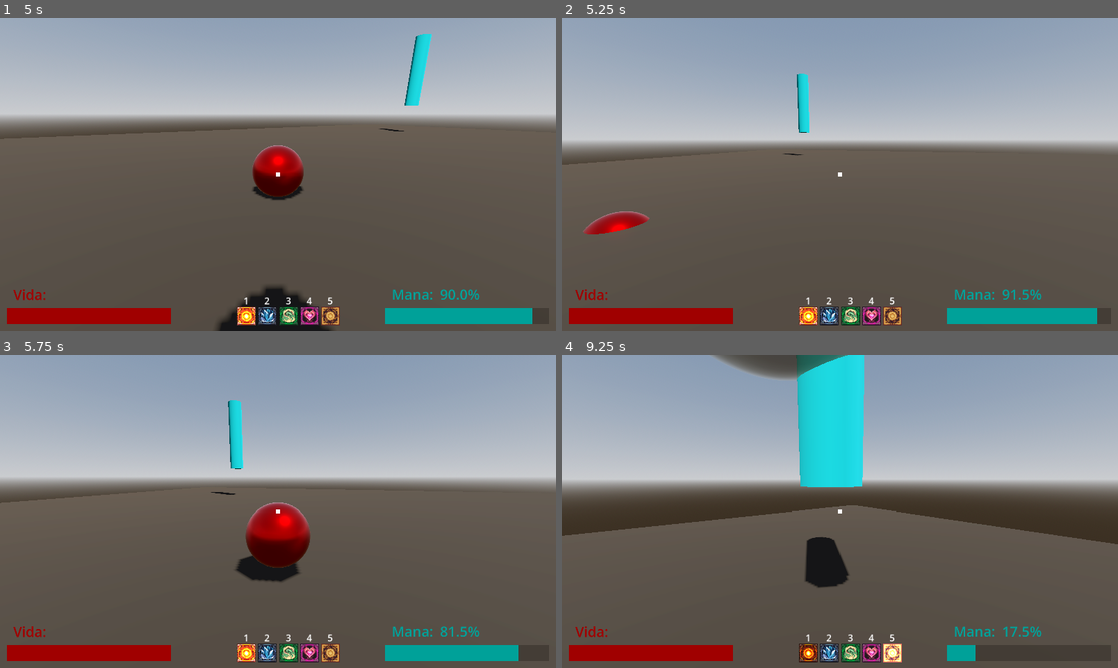
Above: before the commit, frames 1-4 (two rows, left to right).
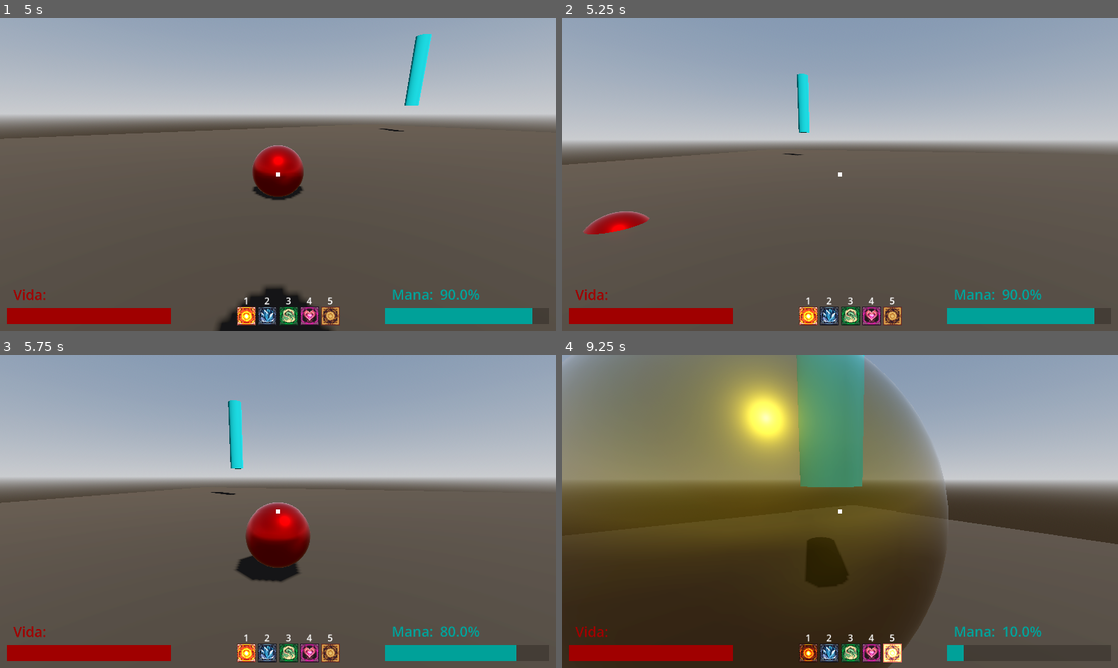
Above: after the commit, the same moments.

Repository: Isaaa43/Saudavel-e-Balanceado
Game: Godot game, scene res://cenas/main_game.tscn
Same seed, same stepped clock (60 frames per second), same inputs: the game is played once before the commit and once after it.
Inputs (mouse positions are in pixels of both pictures, inside the frame that each line leads up to):
- Up to frame 1 (5 s): click (278, 224) at 0.52 s; type "Alex" at 0.6 s; click "Jogar" at 1.25 s; click "Host" at 2 s; click "Começar Partida" at 2.75 s; tap Enter at 3.5 s; move the mouse to (400, 158) at 3.52 s; hold D (direita) 3.53-4.28 s; click (400, 158) at 3.6 s; tap Space (pular) at 3.77, 4.52 s; move the mouse to (250, 174) at 4.27 s; hold W (frente) from 4.28 s (still down); click (250, 174) at 4.35 s
- Up to frame 2 (5.25 s): keep holding W (frente); move the mouse to (851, 168) at 5.02 s; tap 1 at 5.1 s
- Up to frame 3 (5.75 s): keep holding W (frente); click (289, 505) at 5.3 s
- Up to frame 4 (9.25 s): move the mouse to (834, 517) at 5.77 s; tap 2 at 5.85 s; tap Space (pular) at 6.02, 6.77, 7.52, 9.02 s; click (834, 517) at 6.05 s; move the mouse to (878, 514) at 6.52 s; tap 3 at 6.6 s; click (878, 514) at 6.8 s; move the mouse to (795, 508) at 7.27 s; tap 4 at 7.35 s; click (795, 508) at 7.55 s; move the mouse to (845, 511) at 8.02 s; tap 5 at 8.1 s; click (845, 511) at 8.3 s; move the mouse to (817, 505) at 8.77 s; release W (frente) at 8.78 s; hold D (direita) from 8.78 s (still down); click (817, 505) at 8.85 s

Frame 1 is identical in both runs. In frame 2, less than 0.1% of the frame differs, in the area x 80-97%, y 86-98%; in frame 3, less than 0.1%; in frame 4, 59%, in the area x 0-84%, y 0-100%.

Commit message:
refactor: refeito sistema de efeitos
Efeitos mais genéricos
Criado modificador de efeitos

Diff:
--- a/luta-magos/cenas/game/characters/jogador.tscn
+++ b/luta-magos/cenas/game/characters/jogador.tscn
@@ -3,14 +3,20 @@
 [ext_resource type="Script" uid="uid://3oy0uv3417rj" path="res://scripts/game/characters/jogador.gd" id="1_30vjq"]
 [ext_resource type="Script" uid="uid://beg85r41g1366" path="res://scripts/game/characters/sistemas/sistema_vida.gd" id="2_s8iyn"]
 [ext_resource type="Script" uid="uid://c2t8eacmbwf2u" path="res://scripts/game/characters/sistemas/sistema_mana.gd" id="3_f2bc4"]
-[ext_resource type="Script" uid="uid://cqm03tg7qe4ca" path="res://scripts/game/feiticos/definicoes/efeitos/duradouro/FE_dura_regen_mana_def.gd" id="4_8vvjh"]
+[ext_resource type="Script" uid="uid://cqm03tg7qe4ca" path="res://scripts/game/feiticos/definicoes/efeitos_def/lista_efeitos/FE_ganhar_mana_def.gd" id="4_8vvjh"]
 [ext_resource type="Script" uid="uid://rm63or2vve4e" path="res://scripts/game/characters/sistemas/sistema_efeitos_feiticos.gd" id="4_f2bc4"]
 [ext_resource type="PackedScene" uid="uid://dfpsqfdgmimqo" path="res://cenas/game/characters/camera_jogador.tscn" id="4_s8iyn"]
+[ext_resource type="Script" uid="uid://b3mu8hcegj600" path="res://scripts/game/feiticos/definicoes/efeitos_def/modificadores/feitico_modificador_efeito_def.gd" id="4_ytj1x"]
+
+[sub_resource type="Resource" id="Resource_1hr55"]
+script = ExtResource("4_ytj1x")
+alterar_tipo_efeito = true
+aplicar_tipo_efeito = 2
+metadata/_custom_type_script = "uid://b3mu8hcegj600"
 
 [sub_resource type="Resource" id="Resource_ytj1x"]
 script = ExtResource("4_8vvjh")
-qntd_mana = 1.5
-tipo = 2
+modificador = SubResource("Resource_1hr55")
 metadata/_custom_type_script = "uid://cqm03tg7qe4ca"
 
 [sub_resource type="CapsuleShape3D" id="CapsuleShape3D_jbwqc"]
--- a/luta-magos/feiticos/BolaFogo/FD_bola_fogo.tres
+++ b/luta-magos/feiticos/BolaFogo/FD_bola_fogo.tres
@@ -3,13 +3,12 @@
 [ext_resource type="Script" uid="uid://cf63pij16plhl" path="res://scripts/game/feiticos/definicoes/comportamento_def/FC_projetil_def.gd" id="1_ax7ax"]
 [ext_resource type="PackedScene" uid="uid://bkkbtsjf58c46" path="res://feiticos/BolaFogo/FS_bola_fogo.tscn" id="1_p0m5y"]
 [ext_resource type="Script" uid="uid://dnavupkg51wgc" path="res://scripts/game/feiticos/definicoes/feitico_def.gd" id="1_toj36"]
-[ext_resource type="Script" uid="uid://gul6t3vhitfo" path="res://scripts/game/feiticos/definicoes/efeitos/feitico_efeito_def.gd" id="1_u0jac"]
-[ext_resource type="Script" uid="uid://b4tn3wkf7ejho" path="res://scripts/game/feiticos/definicoes/efeitos/instantaneo/FE_inst_dano_def.gd" id="2_hg8pb"]
+[ext_resource type="Script" uid="uid://gul6t3vhitfo" path="res://scripts/game/feiticos/definicoes/efeitos_def/lista_efeitos/feitico_efeito_def.gd" id="1_u0jac"]
+[ext_resource type="Script" uid="uid://b4tn3wkf7ejho" path="res://scripts/game/feiticos/definicoes/efeitos_def/lista_efeitos/FE_dano_def.gd" id="2_hg8pb"]
 [ext_resource type="Script" uid="uid://d2ynerodv584f" path="res://scripts/game/feiticos/definicoes/feitico_visual_def.gd" id="4_ax7ax"]
 
 [sub_resource type="Resource" id="Resource_p4nti"]
 script = ExtResource("2_hg8pb")
-dano = 20.0
 metadata/_custom_type_script = "uid://b4tn3wkf7ejho"
 
 [sub_resource type="Resource" id="Resource_hg8pb"]
--- a/luta-magos/feiticos/FuraSapato/FD_fura_sapato.tres
+++ b/luta-magos/feiticos/FuraSapato/FD_fura_sapato.tres
@@ -1,15 +1,14 @@
 [gd_resource type="Resource" script_class="FeiticoDef" format=3 uid="uid://c71eh6rcojqh0"]
 
-[ext_resource type="Script" uid="uid://gul6t3vhitfo" path="res://scripts/game/feiticos/definicoes/efeitos/feitico_efeito_def.gd" id="1_ce6wc"]
+[ext_resource type="Script" uid="uid://gul6t3vhitfo" path="res://scripts/game/feiticos/definicoes/efeitos_def/lista_efeitos/feitico_efeito_def.gd" id="1_ce6wc"]
 [ext_resource type="Script" uid="uid://dnavupkg51wgc" path="res://scripts/game/feiticos/definicoes/feitico_def.gd" id="1_h3qb0"]
 [ext_resource type="Script" uid="uid://dohcgiora0lml" path="res://scripts/game/feiticos/definicoes/comportamento_def/FC_armadilha_def.gd" id="1_j3fjn"]
 [ext_resource type="PackedScene" uid="uid://bxbxjx3vghjp8" path="res://feiticos/FuraSapato/FS_fura_sapato.tscn" id="1_pn68f"]
-[ext_resource type="Script" uid="uid://b4tn3wkf7ejho" path="res://scripts/game/feiticos/definicoes/efeitos/instantaneo/FE_inst_dano_def.gd" id="2_cn0kq"]
+[ext_resource type="Script" uid="uid://b4tn3wkf7ejho" path="res://scripts/game/feiticos/definicoes/efeitos_def/lista_efeitos/FE_dano_def.gd" id="2_cn0kq"]
 [ext_resource type="Script" uid="uid://d2ynerodv584f" path="res://scripts/game/feiticos/definicoes/feitico_visual_def.gd" id="4_ce6wc"]
 
 [sub_resource type="Resource" id="Resource_6w07u"]
 script = ExtResource("2_cn0kq")
-dano = 10.0
 metadata/_custom_type_script = "uid://b4tn3wkf7ejho"
 
 [sub_resource type="Resource" id="Resource_ce6wc"]
--- a/luta-magos/feiticos/Ozempagic/FD_ozempagic.tres
+++ b/luta-magos/feiticos/Ozempagic/FD_ozempagic.tres
@@ -1,10 +1,10 @@
 [gd_resource type="Resource" script_class="FeiticoDef" format=3 uid="uid://cy0n07ui1fty2"]
 
 [ext_resource type="Script" uid="uid://dbe4px883cphk" path="res://scripts/game/feiticos/definicoes/comportamento_def/FC_somente_efeito_def.gd" id="1_1bgnk"]
-[ext_resource type="Script" uid="uid://gul6t3vhitfo" path="res://scripts/game/feiticos/definicoes/efeitos/feitico_efeito_def.gd" id="1_2wky8"]
+[ext_resource type="Script" uid="uid://gul6t3vhitfo" path="res://scripts/game/feiticos/definicoes/efeitos_def/lista_efeitos/feitico_efeito_def.gd" id="1_2wky8"]
 [ext_resource type="PackedScene" uid="uid://bqh26u1rb6wm5" path="res://feiticos/Ozempagic/FS_ozempagic.tscn" id="1_7q7bd"]
 [ext_resource type="Script" uid="uid://dnavupkg51wgc" path="res://scripts/game/feiticos/definicoes/feitico_def.gd" id="2_4ih6y"]
-[ext_resource type="Script" uid="uid://y7sfo5fwt5aw" path="res://scripts/game/feiticos/definicoes/efeitos/instantaneo/FE_inst_cura_def.gd" id="2_pgmsf"]
+[ext_resource type="Script" uid="uid://y7sfo5fwt5aw" path="res://scripts/game/feiticos/definicoes/efeitos_def/lista_efeitos/FE_cura_def.gd" id="2_pgmsf"]
 [ext_resource type="Script" uid="uid://d2ynerodv584f" path="res://scripts/game/feiticos/definicoes/feitico_visual_def.gd" id="4_8a4q1"]
 
 [sub_resource type="Resource" id="Resource_6ch30"]
--- a/luta-magos/feiticos/PuloImpulsionado/FD_pulo_impulsionado.tres
+++ b/luta-magos/feiticos/PuloImpulsionado/FD_pulo_impulsionado.tres
@@ -1,8 +1,8 @@
 [gd_resource type="Resource" script_class="FeiticoDef" format=3 uid="uid://skatmcv3uduk"]
 
-[ext_resource type="Script" uid="uid://gul6t3vhitfo" path="res://scripts/game/feiticos/definicoes/efeitos/feitico_efeito_def.gd" id="1_c7pro"]
+[ext_resource type="Script" uid="uid://gul6t3vhitfo" path="res://scripts/game/feiticos/definicoes/efeitos_def/lista_efeitos/feitico_efeito_def.gd" id="1_c7pro"]
 [ext_resource type="PackedScene" uid="uid://cgvd5620tl6yn" path="res://feiticos/PuloImpulsionado/FS_pulo_impulsionado.tscn" id="1_n0lx8"]
-[ext_resource type="Script" uid="uid://ddk2ga5ldf3f7" path="res://scripts/game/feiticos/definicoes/efeitos/instantaneo/FE_inst_impulso_def.gd" id="2_c7pro"]
+[ext_resource type="Script" uid="uid://ddk2ga5ldf3f7" path="res://scripts/game/feiticos/definicoes/efeitos_def/lista_efeitos/FE_impulso_def.gd" id="2_c7pro"]
 [ext_resource type="Script" uid="uid://dnavupkg51wgc" path="res://scripts/game/feiticos/definicoes/feitico_def.gd" id="2_i7opx"]
 [ext_resource type="Script" uid="uid://dbe4px883cphk" path="res://scripts/game/feiticos/definicoes/comportamento_def/FC_somente_efeito_def.gd" id="2_n61t3"]
 [ext_resource type="Script" uid="uid://d2ynerodv584f" path="res://scripts/game/feiticos/definicoes/feitico_visual_def.gd" id="4_n61t3"]
--- a/luta-magos/feiticos/ToTeVendo/FD_ToTeVendo.tres
+++ b/luta-magos/feiticos/ToTeVendo/FD_ToTeVendo.tres
@@ -2,8 +2,8 @@
 
 [ext_resource type="PackedScene" uid="uid://c0xr3up2ldxh7" path="res://feiticos/ToTeVendo/FS_to_te_vendo.tscn" id="1_8gotu"]
 [ext_resource type="Script" uid="uid://cf63pij16plhl" path="res://scripts/game/feiticos/definicoes/comportamento_def/FC_projetil_def.gd" id="1_8wl8k"]
-[ext_resource type="Script" uid="uid://gul6t3vhitfo" path="res://scripts/game/feiticos/definicoes/efeitos/feitico_efeito_def.gd" id="1_bfg0o"]
-[ext_resource type="Script" uid="uid://ddk2ga5ldf3f7" path="res://scripts/game/feiticos/definicoes/efeitos/instantaneo/FE_inst_impulso_def.gd" id="2_ogy7c"]
+[ext_resource type="Script" uid="uid://gul6t3vhitfo" path="res://scripts/game/feiticos/definicoes/efeitos_def/lista_efeitos/feitico_efeito_def.gd" id="1_bfg0o"]
+[ext_resource type="Script" uid="uid://ddk2ga5ldf3f7" path="res://scripts/game/feiticos/definicoes/efeitos_def/lista_efeitos/FE_impulso_def.gd" id="2_ogy7c"]
 [ext_resource type="Script" uid="uid://dnavupkg51wgc" path="res://scripts/game/feiticos/definicoes/feitico_def.gd" id="2_qq211"]
 [ext_resource type="Script" uid="uid://d2ynerodv584f" path="res://scripts/game/feiticos/definicoes/feitico_visual_def.gd" id="3_ckelo"]
 
--- a/luta-magos/scripts/game/characters/sistemas/sistema_mana.gd
+++ b/luta-magos/scripts/game/characters/sistemas/sistema_mana.gd
@@ -9,7 +9,7 @@
 @onready var mana_max_inverso : float = 1 / mana_max
 
 @export var sistema_efeitos_feiticos: SistemaEfeitosFeiticos
-@export var efeito_regen_mana_def: FeiticoEfeitoDuradouroRegenManaDef
+@export var efeito_regen_mana_def: FeiticoEfeitoGanharManaDef
 
 func _ready() -> void:
 	mana = mana_max
--- a/luta-magos/scripts/game/feiticos/definicoes/efeitos/duradouro/FE_dura_regen_mana_def.gd
+++ /dev/null
@@ -1,12 +0,0 @@
-class_name FeiticoEfeitoDuradouroRegenManaDef
-extends FeiticoEfeitoDef
-
-@export_group("Mana Regen")
-@export var qntd_mana: float = 0.0
-@export var cooldown_seg: float = 1.0
-
-func _criar() -> FeiticoEfeitoDuradouroRegenMana:
-	var efeito := FeiticoEfeitoDuradouroRegenMana.new()
-	efeito.qntd_mana = qntd_mana
-	efeito.cooldown_seg = cooldown_seg
-	return efeito
--- a/luta-magos/scripts/game/feiticos/definicoes/efeitos/instantaneo/FE_inst_cura_def.gd
+++ /dev/null
@@ -1,10 +0,0 @@
-class_name FeiticoEfeitoInstantaneoCuraDef
-extends FeiticoEfeitoDef
-
-@export_group("Cura Intantaneo")
-@export var cura: float = 0.0
-
-func _criar() -> FeiticoEfeitoInstantaneoCura:
-	var efeito := FeiticoEfeitoInstantaneoCura.new()
-	efeito.cura = cura
-	return efeito
--- a/luta-magos/scripts/game/feiticos/definicoes/efeitos/instantaneo/FE_inst_dano_def.gd
+++ /dev/null
@@ -1,10 +0,0 @@
-class_name FeiticoEfeitoInstantaneoDanoDef
-extends FeiticoEfeitoDef
-
-@export_group("Dano Intantaneo")
-@export var dano: float = 0.0
-
-func _criar() -> FeiticoEfeitoInstantaneoDano:
-	var efeito := FeiticoEfeitoInstantaneoDano.new()
-	efeito.dano = dano
-	return efeito
--- a/luta-magos/scripts/game/feiticos/definicoes/efeitos/instantaneo/FE_inst_impulso_def.gd
+++ /dev/null
@@ -1,12 +0,0 @@
-class_name FeiticoEfeitoInstantaneoImpulsoDef
-extends FeiticoEfeitoDef
-
-@export_group("Salto Intantaneo")
-@export var velocidade_adicional: float = 10.0
-@export var direcao: Vector3 = Vector3.UP
-
-func _criar() -> FeiticoEfeitoInstantaneoImpulso:
-	var efeito := FeiticoEfeitoInstantaneoImpulso.new()
-	efeito.velocidade_adicional = velocidade_adicional
-	efeito.direcao = direcao.normalized()
-	return efeito
--- /dev/null
+++ b/luta-magos/scripts/game/feiticos/definicoes/efeitos_def/lista_efeitos/FE_cura_def.gd
@@ -0,0 +1,6 @@
+class_name FeiticoEfeitoCuraDef
+extends FeiticoEfeitoDef
+
+func _criar() -> FeiticoEfeitoCura:
+	var efeito := FeiticoEfeitoCura.new()
+	return efeito
--- /dev/null
+++ b/luta-magos/scripts/game/feiticos/definicoes/efeitos_def/lista_efeitos/FE_dano_def.gd
@@ -0,0 +1,6 @@
+class_name FeiticoEfeitoDanoDef
+extends FeiticoEfeitoDef
+
+func _criar() -> FeiticoEfeitoDano:
+	var efeito := FeiticoEfeitoDano.new()
+	return efeito
--- /dev/null
+++ b/luta-magos/scripts/game/feiticos/definicoes/efeitos_def/lista_efeitos/FE_ganhar_mana_def.gd
@@ -0,0 +1,6 @@
+class_name FeiticoEfeitoGanharManaDef
+extends FeiticoEfeitoDef
+
+func _criar() -> FeiticoEfeitoGanharMana:
+	var efeito := FeiticoEfeitoGanharMana.new()
+	return efeito
--- /dev/null
+++ b/luta-magos/scripts/game/feiticos/definicoes/efeitos_def/lista_efeitos/FE_impulso_def.gd
@@ -0,0 +1,10 @@
+class_name FeiticoEfeitoImpulsoDef
+extends FeiticoEfeitoDef
+
+@export_group("Impulso Adicional")
+@export var direcao: Vector3 = Vector3.UP
+
+func _criar() -> FeiticoEfeitoImpulso:
+	var efeito := FeiticoEfeitoImpulso.new()
+	efeito.direcao = direcao.normalized()
+	return efeito
--- a/luta-magos/scripts/game/feiticos/definicoes/efeitos/feitico_efeito_def.gd
+++ b/luta-magos/scripts/game/feiticos/definicoes/efeitos_def/lista_efeitos/feitico_efeito_def.gd
@@ -9,11 +9,16 @@
 	#VELOCIDADE,
 #}
 
-@export var tipo := FeiticoEfeito.Tipo.INSTANTANEO
+const tipo := FeiticoEfeito.Tipo.INSTANTANEO
+
+@export var modificador : FeiticoModificadorEfeitoDef
+
+@export var valor: float
 
 func criar() -> FeiticoEfeito:
 	var efeito := _criar()
 	efeito.tipo = tipo
+	efeito.valor = valor
 	return efeito
 
 @abstract
--- /dev/null
+++ b/luta-magos/scripts/game/feiticos/definicoes/efeitos_def/modificadores/feitico_modificador_efeito_def.gd
@@ -0,0 +1,21 @@
+class_name FeiticoModificadorEfeitoDef
+extends Resource
+
+# --- Tipo Efeito ---
+@export var alterar_tipo_efeito : bool = false
+@export var aplicar_tipo_efeito := FeiticoEfeito.Tipo.DURACAO
+@export var cooldown: float = 0.0
+@export var usos: int = 1
+
+# --- Tempo ---
+@export var mult_cooldown: float = 1.0	## 0.5 = dobro
+@export var mult_usos: float = 1.0		## multiplica os usos
+@export var add_usos: int = 1			## adiciona usos extras
+
+# --- Valor ---
+@export var mult_valor: float = 1.0		## multiplica o valor base do efeito
+@export var add_valor: float = 0.0		## adiciona ao valor base do efeito
+
+# --- behavior flags ---
+#@export var aplicar_ao_criador: bool = false      # hits the caster too
+#@export var inverter_efeito: bool = false         # regen becomes drain, etc
--- a/luta-magos/scripts/game/feiticos/instanciancia/efeitos/duradouro/FE_dura_regen_mana.gd
+++ /dev/null
@@ -1,9 +0,0 @@
-class_name FeiticoEfeitoDuradouroRegenMana
-extends FeiticoEfeito
-
-var qntd_mana: float = 0.0
-var cooldown_seg: float = 0.0
-
-func aplicar(jogador: Jogador) -> void:
-	if jogador.sistema_mana:
-		jogador.sistema_mana.ganhar_mana(qntd_mana)
--- a/luta-magos/scripts/game/feiticos/instanciancia/efeitos/feitico_efeito.gd
+++ /dev/null
@@ -1,10 +0,0 @@
-@abstract
-class_name FeiticoEfeito
-extends RefCounted
-
-enum Tipo {INSTANTANEO, DURACAO, PERSISTENTE}
-
-var tipo := Tipo.INSTANTANEO
-
-@abstract
-func aplicar(jogador: Jogador) -> void
--- a/luta-magos/scripts/game/feiticos/instanciancia/efeitos/instantaneo/FE_inst_cura.gd
+++ /dev/null
@@ -1,7 +0,0 @@
-class_name FeiticoEfeitoInstantaneoCura
-extends FeiticoEfeito
-
-var cura: float = 0.0
-
-func aplicar(jogador: Jogador) -> void:
-	jogador.sistema_vida.receber_vida(cura)
--- a/luta-magos/scripts/game/feiticos/instanciancia/efeitos/instantaneo/FE_inst_dano.gd
+++ /dev/null
@@ -1,7 +0,0 @@
-class_name FeiticoEfeitoInstantaneoDano
-extends FeiticoEfeito
-
-var dano: float = 0.0
-
-func aplicar(jogador: Jogador) -> void:
-	jogador.sistema_vida.receber_dano(dano)
--- a/luta-magos/scripts/game/feiticos/instanciancia/efeitos/instantaneo/FE_inst_impulso.gd
+++ /dev/null
@@ -1,8 +0,0 @@
-class_name FeiticoEfeitoInstantaneoImpulso
-extends FeiticoEfeito
-
-var velocidade_adicional: float = 10.0
-var direcao: Vector3 = Vector3.UP
-
-func aplicar(jogador: Jogador) -> void:
-	jogador.velocity = velocidade_adicional * direcao
--- /dev/null
+++ b/luta-magos/scripts/game/feiticos/instanciancia/efeitos/lista_efeitos/FE_cura.gd
@@ -0,0 +1,5 @@
+class_name FeiticoEfeitoCura
+extends FeiticoEfeito
+
+func _aplicar(jogador: Jogador) -> void:
+	jogador.sistema_vida.receber_vida(valor)
--- /dev/null
+++ b/luta-magos/scripts/game/feiticos/instanciancia/efeitos/lista_efeitos/FE_dano.gd
@@ -0,0 +1,5 @@
+class_name FeiticoEfeitoDano
+extends FeiticoEfeito
+
+func _aplicar(jogador: Jogador) -> void:
+	jogador.sistema_vida.receber_dano(valor)
--- /dev/null
+++ b/luta-magos/scripts/game/feiticos/instanciancia/efeitos/lista_efeitos/FE_ganhar_mana.gd
@@ -0,0 +1,6 @@
+class_name FeiticoEfeitoGanharMana
+extends FeiticoEfeito
+
+func _aplicar(jogador: Jogador) -> void:
+	if jogador.sistema_mana:
+		jogador.sistema_mana.ganhar_mana(valor)
--- /dev/null
+++ b/luta-magos/scripts/game/feiticos/instanciancia/efeitos/lista_efeitos/FE_impulso.gd
@@ -0,0 +1,7 @@
+class_name FeiticoEfeitoImpulso
+extends FeiticoEfeito
+
+var direcao: Vector3 = Vector3.UP
+
+func _aplicar(jogador: Jogador) -> void:
+	jogador.velocity = valor * direcao
--- /dev/null
+++ b/luta-magos/scripts/game/feiticos/instanciancia/efeitos/lista_efeitos/feitico_efeito.gd
@@ -0,0 +1,16 @@
+@abstract
+class_name FeiticoEfeito
+extends RefCounted
+
+enum Tipo {INSTANTANEO, DURACAO, PERSISTENTE}
+
+var tipo := Tipo.INSTANTANEO
+var valor: float
+
+var modificador: FeiticoModificadorEfeito
+
+@abstract
+func _aplicar(jogador: Jogador) -> void
+
+func aplicar(jogador: Jogador) -> void:
+	_aplicar(jogador)
--- /dev/null
+++ b/luta-magos/scripts/game/feiticos/instanciancia/efeitos/modificadores/feitico_modificador_efeito.gd
@@ -0,0 +1,2 @@
+class_name FeiticoModificadorEfeito
+extends RefCounted
Renamed: luta-magos/scripts/game/feiticos/definicoes/efeitos/instantaneo/FE_inst_cura_def.gd.uid -> luta-magos/scripts/game/feiticos/definicoes/efeitos_def/lista_efeitos/FE_cura_def.gd.uid
Renamed: luta-magos/scripts/game/feiticos/definicoes/efeitos/instantaneo/FE_inst_dano_def.gd.uid -> luta-magos/scripts/game/feiticos/definicoes/efeitos_def/lista_efeitos/FE_dano_def.gd.uid
Renamed: luta-magos/scripts/game/feiticos/definicoes/efeitos/duradouro/FE_dura_regen_mana_def.gd.uid -> luta-magos/scripts/game/feiticos/definicoes/efeitos_def/lista_efeitos/FE_ganhar_mana_def.gd.uid
Renamed: luta-magos/scripts/game/feiticos/definicoes/efeitos/instantaneo/FE_inst_impulso_def.gd.uid -> luta-magos/scripts/game/feiticos/definicoes/efeitos_def/lista_efeitos/FE_impulso_def.gd.uid
Renamed: luta-magos/scripts/game/feiticos/definicoes/efeitos/feitico_efeito_def.gd.uid -> luta-magos/scripts/game/feiticos/definicoes/efeitos_def/lista_efeitos/feitico_efeito_def.gd.uid
Not shown, added: luta-magos/scripts/game/feiticos/definicoes/efeitos_def/modificadores/feitico_modificador_efeito_def.gd.uid
Renamed: luta-magos/scripts/game/feiticos/instanciancia/efeitos/instantaneo/FE_inst_cura.gd.uid -> luta-magos/scripts/game/feiticos/instanciancia/efeitos/lista_efeitos/FE_cura.gd.uid
Renamed: luta-magos/scripts/game/feiticos/instanciancia/efeitos/instantaneo/FE_inst_dano.gd.uid -> luta-magos/scripts/game/feiticos/instanciancia/efeitos/lista_efeitos/FE_dano.gd.uid
Renamed: luta-magos/scripts/game/feiticos/instanciancia/efeitos/duradouro/FE_dura_regen_mana.gd.uid -> luta-magos/scripts/game/feiticos/instanciancia/efeitos/lista_efeitos/FE_ganhar_mana.gd.uid
Renamed: luta-magos/scripts/game/feiticos/instanciancia/efeitos/instantaneo/FE_inst_impulso.gd.uid -> luta-magos/scripts/game/feiticos/instanciancia/efeitos/lista_efeitos/FE_impulso.gd.uid
Renamed: luta-magos/scripts/game/feiticos/instanciancia/efeitos/feitico_efeito.gd.uid -> luta-magos/scripts/game/feiticos/instanciancia/efeitos/lista_efeitos/feitico_efeito.gd.uid
Not shown, added: luta-magos/scripts/game/feiticos/instanciancia/efeitos/modificadores/feitico_modificador_efeito.gd.uid
